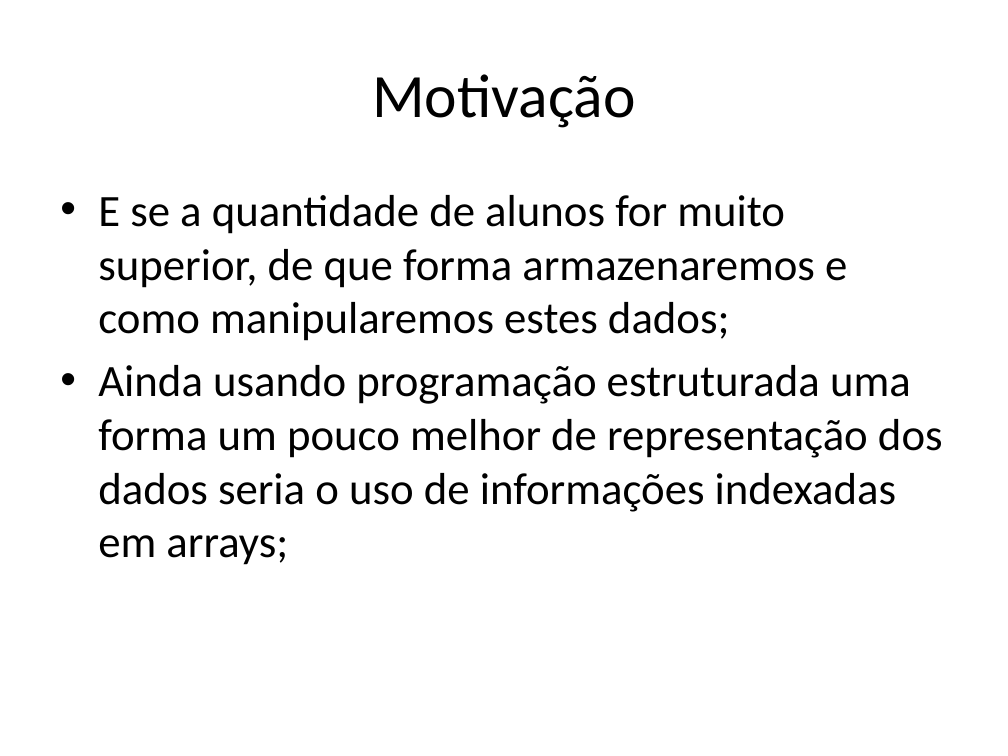
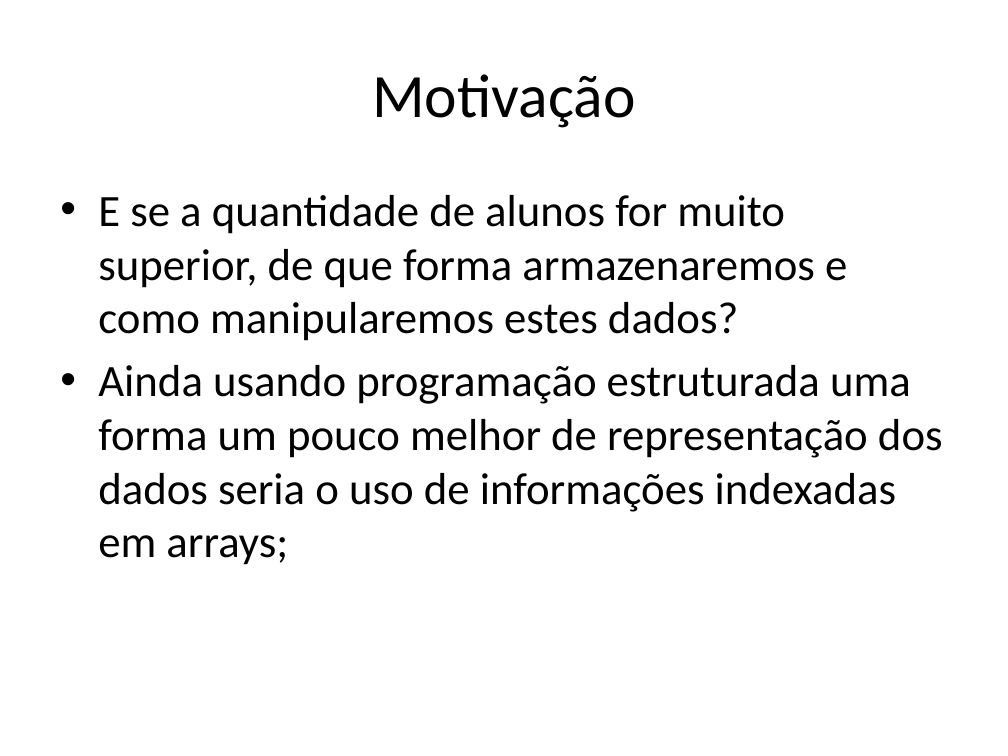
Before and after one commit to renanlessa/CursoJava, a slide deck: slide 6 of Documentos/Orientação a Objetos.pptx. Drawn at 1008x756 pixels with LibreOffice and Linux fonts; fonts in the diff are those of the drawing. Boxes give left, top, right and bottom in pixels: in the first picture for what was removed or moved away, otherwise in the second. Text is boxed around its words. In the diff, an @@ line names an element or a change of style, - is before the commit and + after.

```diff
--- a/Documentos/Orientação a Objetos.pptx
+++ b/Documentos/Orientação a Objetos.pptx
@@ text at [98,195,847,341]: text changed @@
-• E se a quantidade de alunos for muito superior, de que forma armazenaremos e como manipularemos estes dados;
+• E se a quantidade de alunos for muito superior, de que forma armazenaremos e como manipularemos estes dados?
```
Also in this commit, not shown: 6 slides added, 7 other files.
